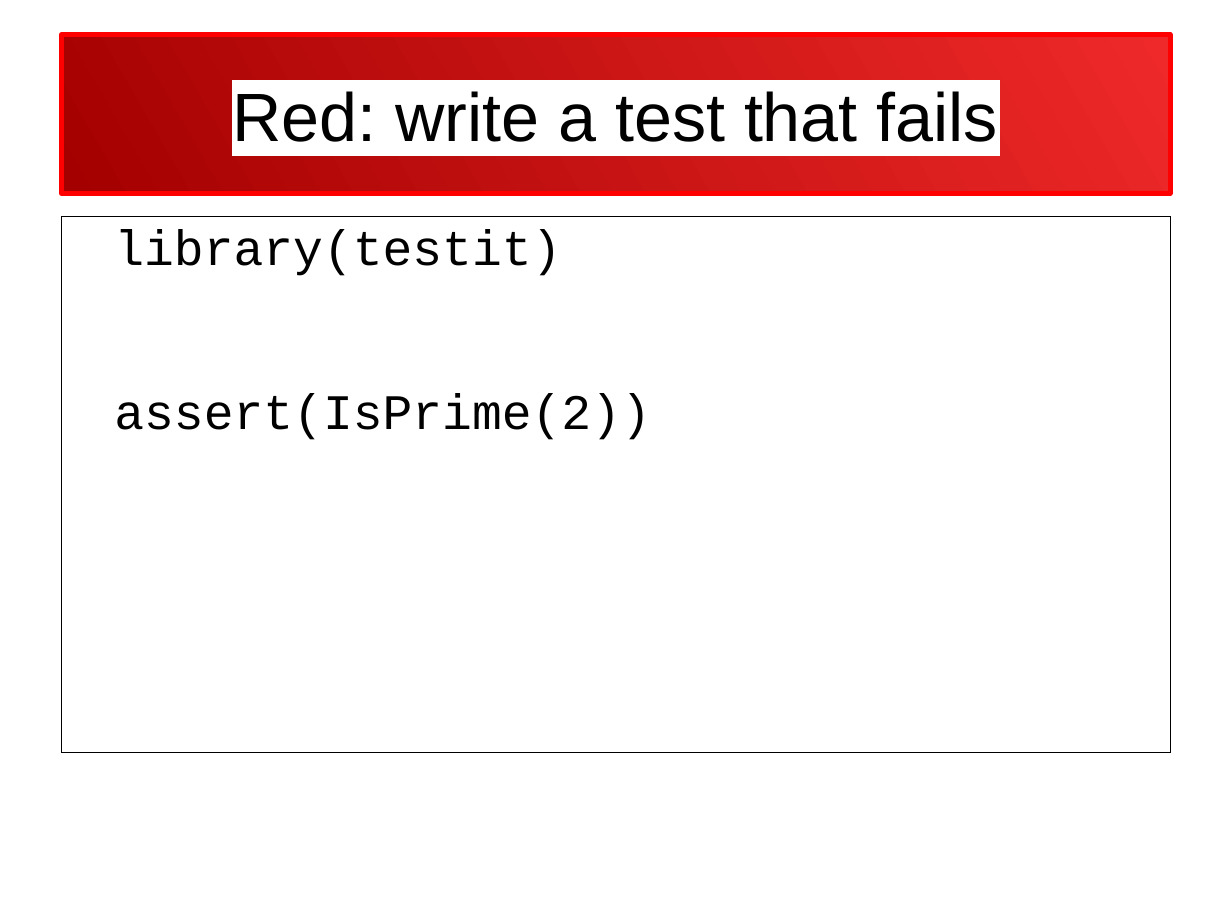
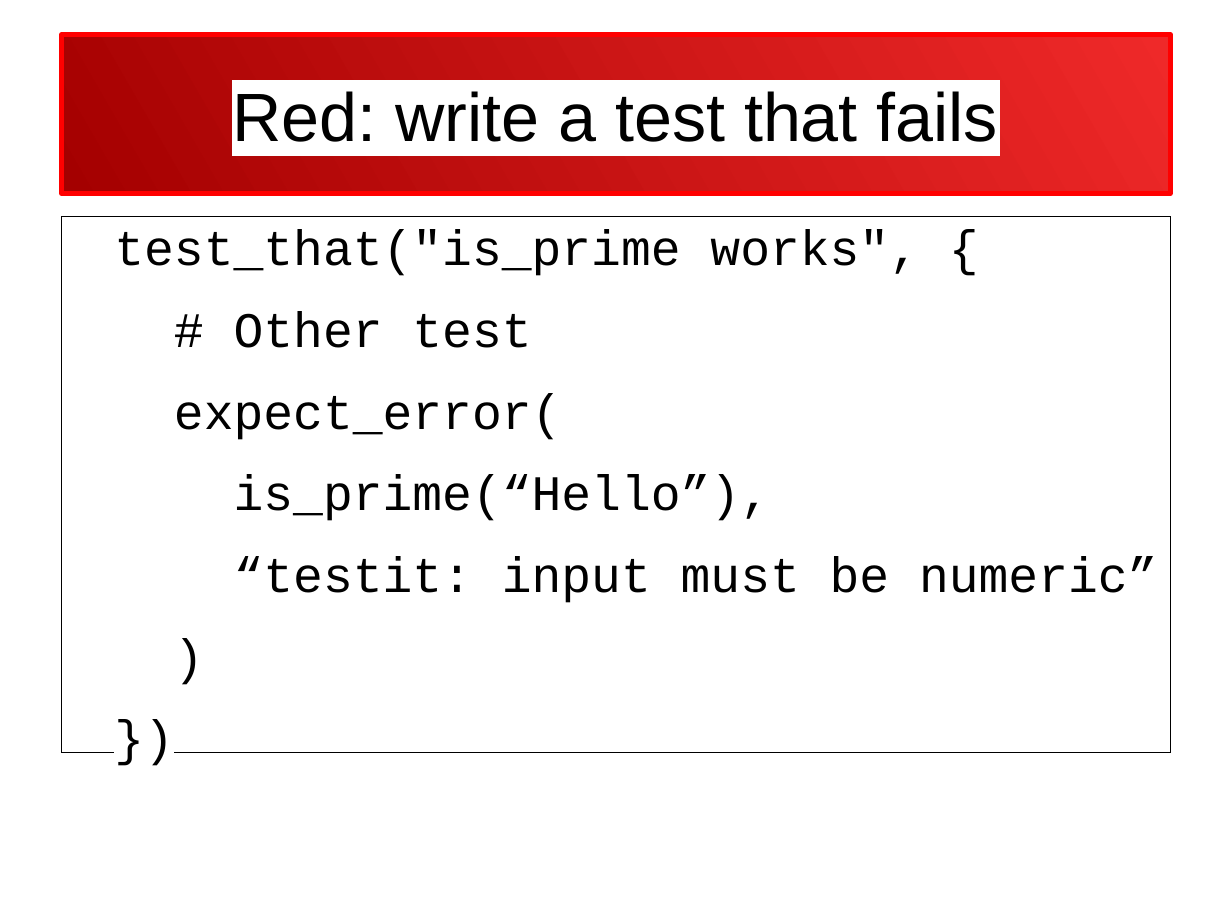
Before and after one commit to richelbilderbeek/PresentationsAboutR, a slide deck: slide 16 of TestDrivenDevelopment/TestDrivenDevelopment.odp (slide 8 before the commit). Drawn at 1232x924 pixels with LibreOffice and Linux fonts; fonts in the diff are those of the drawing. Boxes give left, top, right and bottom in pixels: in the first picture for what was removed or moved away, otherwise in the second. Text is boxed around its words. In the diff, an @@ line names an element or a change of style, - is before the commit and + after.

```diff
--- a/TestDrivenDevelopment/TestDrivenDevelopment.odp
+++ b/TestDrivenDevelopment/TestDrivenDevelopment.odp
@@ text at <box>114,230,1157,603</box>: text changed @@
-library(testit)
-assert(IsPrime(2))
+test_that("is_prime works", {
+# Other test
+expect_error(
+is_prime(“Hello”),
+“testit: input must be numeric”
+)
+})
```
Also in this commit, not shown: 16 other slides changed, 11 slides added, 3 slides removed, 3 other files.
